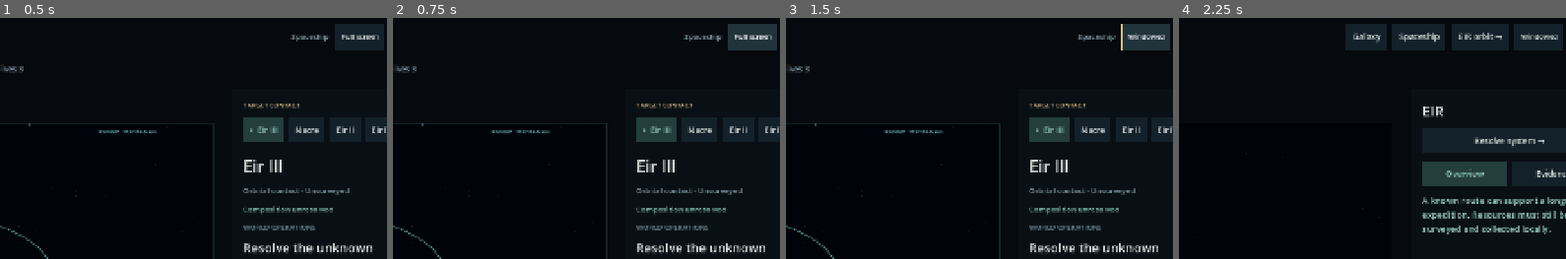
Above: before the commit, frames 1-4 (left to right).
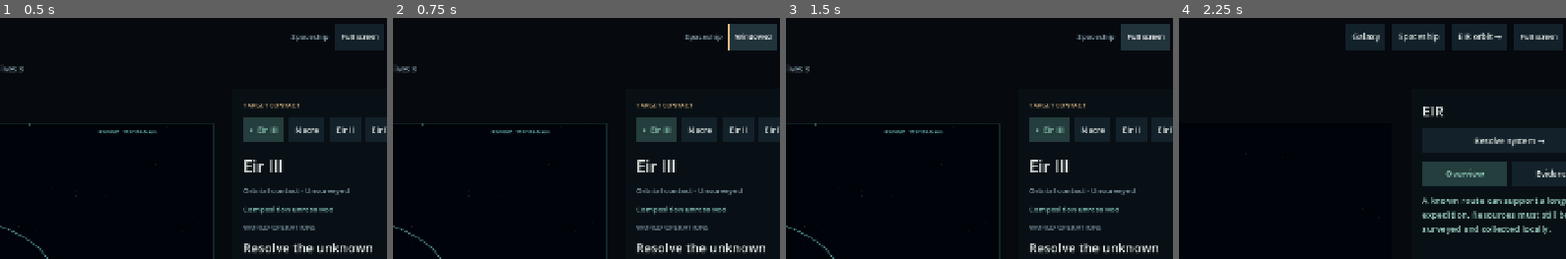
Above: after the commit, the same moments.

Repository: ulfur/spaceman
Game: Godot game, scene res://scenes/main.tscn
Two runs of this game, one before a commit and one after it. Both use one fixed random seed, a clock stepped at 60 frames per second and the inputs below.
Inputs:
- Up to frame 1 (0.5 s): no input
- Up to frame 2 (0.75 s): click "Full screen" at 0.5 s
- Up to frame 3 (1.5 s): click "Full screen" (after the commit: "Windowed") at 1.25 s
- Up to frame 4 (2.25 s): click "Star chart" at 2 s
The pictures show only the part of the screen within x 44-94%, y 0-50%; the shares and areas given below are measured in that part.

Frame 1 is identical in both runs. In frame 2, 0.3% of the frame differs, in the area x 75-98%, y 2-14%; in frame 3, 0.3%; in frame 4, 0.5%, in the area x 44-98%, y 2-14%.

Commit message:
Wait for Cocoa fullscreen completion before reporting failure

Diff:
--- a/scripts/display_controls.gd
+++ b/scripts/display_controls.gd
@@ -9,6 +9,7 @@
 func refresh_buttons() -> void:
 	for control in get_tree().get_nodes_in_group("FullscreenButtons"):
 		control.text = "Windowed" if fullscreen() else "Full screen"
+		control.disabled = changing
 
 static func shared(owner: Node) -> Node:
 	return owner.get_tree().root.get_node("DisplayControls")
@@ -42,8 +43,14 @@
 		window.mode = Window.MODE_FULLSCREEN
 	else:
 		window.mode = previous_mode if previous_mode == Window.MODE_MAXIMIZED else Window.MODE_WINDOWED
-	# Cocoa's transition is asynchronous; read the resulting native mode.
-	await get_tree().create_timer(0.8).timeout
+	refresh_buttons()
+	# Cocoa can take longer than a fixed 0.8 s delay. Reporting failure during
+	# a successful transition opens a dialog which then captures keyboard input.
+	# Wait for the requested native state before restoring the controls.
+	var deadline := Time.get_ticks_msec() + 6000
+	await get_tree().process_frame
+	while fullscreen() != entering and Time.get_ticks_msec() < deadline:
+		await get_tree().process_frame
 	changing = false
 	refresh_buttons()
 	if fullscreen() != entering and DisplayServer.get_name() != "headless":
@@ -51,6 +58,7 @@
 
 func explain(message: String) -> void:
 	var dialog := AcceptDialog.new()
+	dialog.name = "FullscreenExplanation"
 	dialog.title = "Full screen"
 	dialog.dialog_text = message
 	dialog.dialog_autowrap = true
--- a/tests/test_display_ui.gd
+++ b/tests/test_display_ui.gd
@@ -38,6 +38,9 @@
 		check(await Driver.click(self, game, "Fullscreen"), "Visible fullscreen control on " + view)
 		await window_settled(Window.MODE_FULLSCREEN)
 		check(root.mode == Window.MODE_FULLSCREEN, "Native fullscreen accepted on " + view + " (" + OS.get_name() + ")")
+		var explanation: AcceptDialog = root.get_node_or_null("FullscreenExplanation")
+		check(explanation == null or not explanation.visible, "Successful fullscreen must not leave a keyboard-capturing error dialog")
+		if explanation != null and explanation.visible: print("Fullscreen explanation: ", explanation.dialog_text)
 		# Keep a menu open to prove the global shortcut is not eaten by HUD focus.
 		check(await Driver.click(self, game, "Menu"), "Menu available in fullscreen")
 		check(game.get_node("ExpeditionMenu").visible, "Menu actually opened after the native transition")
